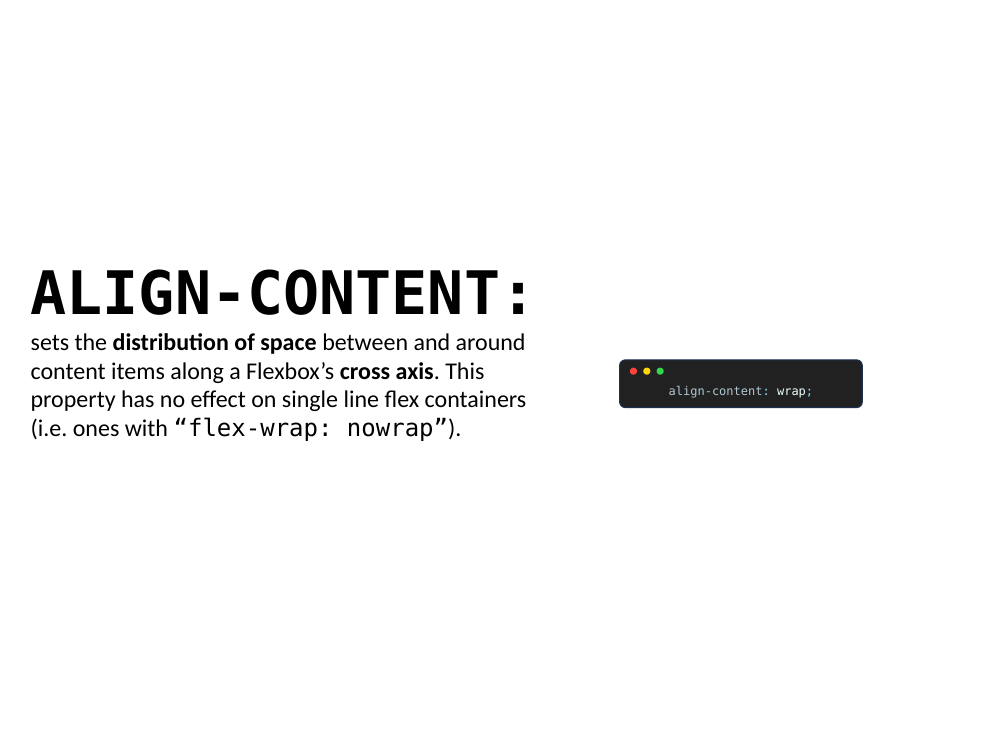
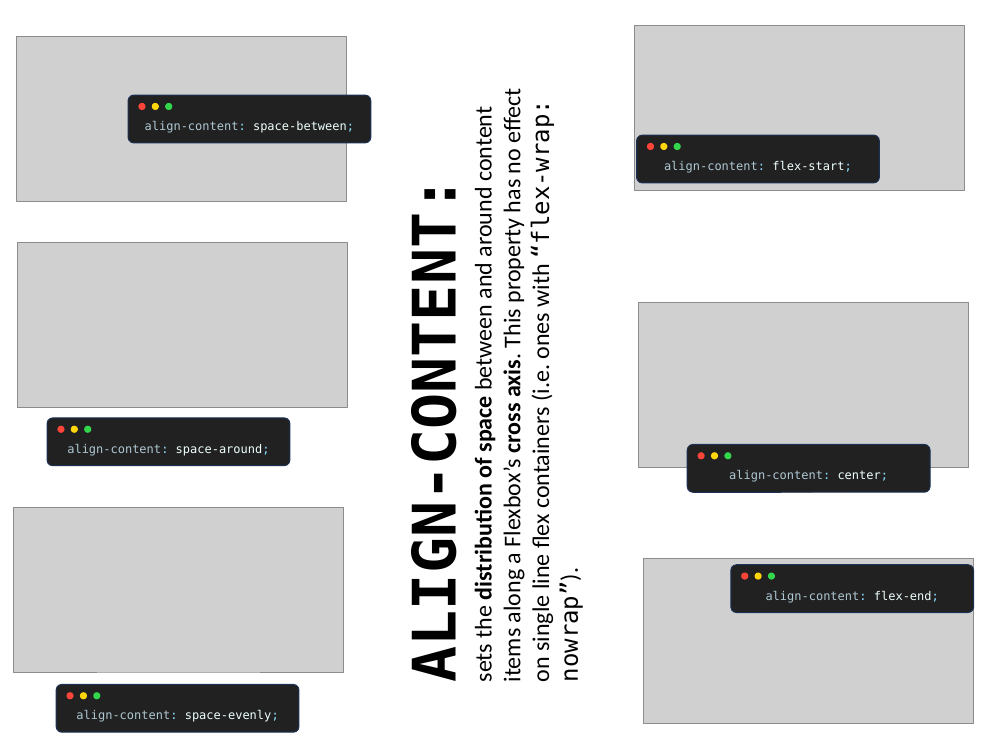
Before and after one commit to one0rb/one0rb, a slide deck: slide 8 of cheat-sheets/code-window.pptx. Drawn at 1008x756 pixels with LibreOffice and Linux fonts; fonts in the diff are those of the drawing; grey boxes stand for pictures. Boxes give left, top, right and bottom in pixels: in the first picture for what was removed or moved away, otherwise in the second. Text is boxed around its words. In the diff, an @@ line names an element or a change of style, - is before the commit and + after.

```diff
--- a/cheat-sheets/code-window.pptx
+++ b/cheat-sheets/code-window.pptx
@@ picture added at bbox=[635, 26, 965, 191] @@
@@ picture added at bbox=[17, 37, 346, 202] @@
@@ text "ALIGN-CONTENT:": place and size @@
-text "ALIGN-CONTENT:" at bbox=[31, 269, 537, 441]
+text "ALIGN-CONTENT:" at bbox=[469, 93, 584, 681]
@@ text "ALIGN-CONTENT:" at bbox=[469, 93, 584, 681]: rotation 0 to 270 degrees @@
@@ group added at bbox=[128, 95, 371, 143]: 3 ellipses, 1 rounded rectangle, 1 text @@
+align-content: space-between;
@@ group added at bbox=[636, 135, 879, 183]: 3 ellipses, 1 rounded rectangle, 1 text @@
+align-content: flex-start;
@@ picture added at bbox=[17, 243, 347, 408] @@
@@ picture added at bbox=[639, 303, 968, 468] @@
@@ text at bbox=[67, 444, 270, 456]: text changed @@
-align-content: wrap;
+align-content: space-around;
@@ 2 ellipses, 1 rounded rectangle: place and size @@
-2 ellipses, 1 rounded rectangle at bbox=[619, 360, 862, 408]
+2 ellipses, 1 rounded rectangle at bbox=[47, 418, 289, 465]
@@ ellipse: place and size @@
-ellipse at bbox=[657, 368, 664, 375]
+ellipse at bbox=[84, 426, 91, 433]
@@ group added at bbox=[687, 444, 930, 492]: 3 ellipses, 1 rounded rectangle, 1 text @@
+align-content: center;
@@ picture added at bbox=[14, 507, 343, 672] @@
@@ picture added at bbox=[644, 559, 973, 724] @@
@@ group added at bbox=[731, 564, 973, 612]: 3 ellipses, 1 rounded rectangle, 1 text @@
+align-content: flex-end;
@@ group added at bbox=[56, 685, 299, 732]: 3 ellipses, 1 rounded rectangle, 1 text @@
+align-content: space-evenly;
```
Also in this commit, not shown: 5 other slides changed, 3 other files.
